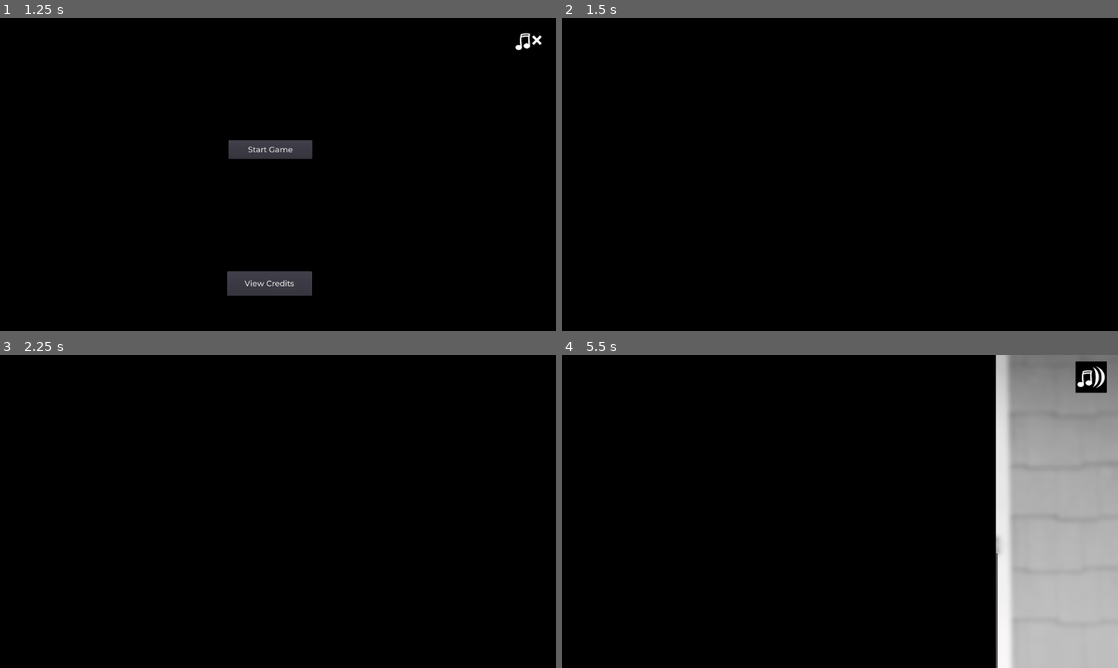
Above: before the commit, frames 1-4 (two rows, left to right).
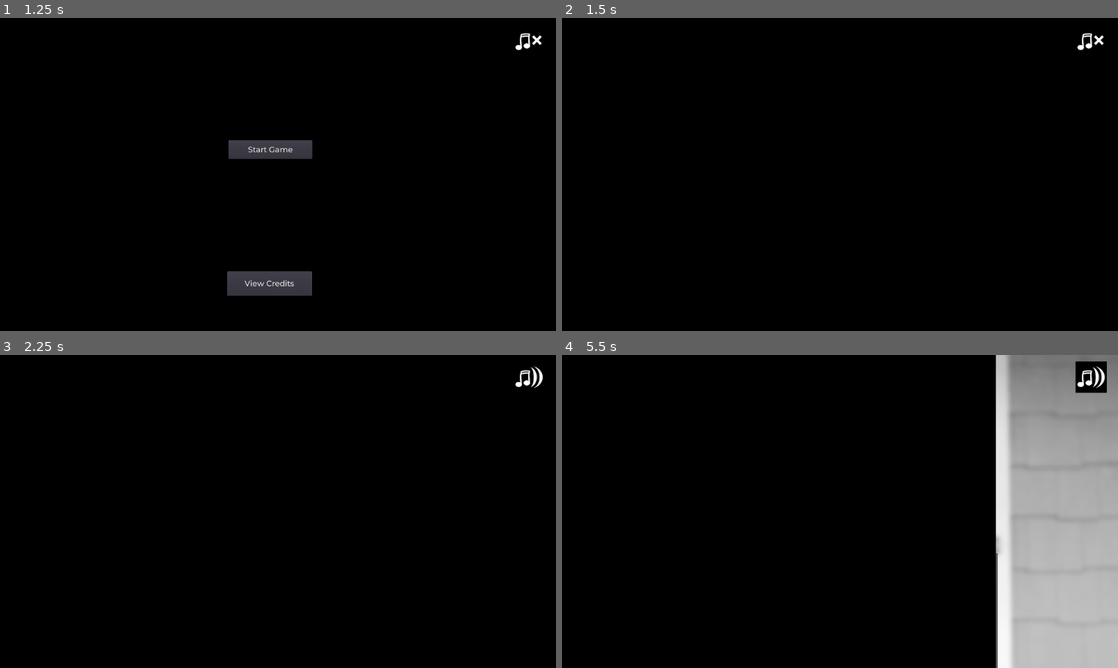
Above: after the commit, the same moments.

Repository: Feketelo/DycerLyfe-International-RenPy-
Game: Godot game, scene res://DycerLyfe.tscn
Same seed, same stepped clock (60 frames per second), same inputs: the game is played once before the commit and once after it.
Inputs (mouse positions are in pixels of both pictures, inside the frame that each line leads up to):
- Up to frame 1 (1.25 s): click (528, 39) at 0.5 s
- Up to frame 2 (1.5 s): click "Start Game" at 1.25 s
- Up to frame 3 (2.25 s): click (528, 376) at 2 s
- Up to frame 4 (5.5 s): click (1090, 376) at 2.75 s; tap Enter (ui_accept) at 3.5, 3.77, 4.25, 4.52, 5 s

Frame 1 is identical in both runs. In frame 2, 0.1% of the frame differs, in the area x 92-98%, y 4-11%; in frame 3, 0.2%, in the area x 92-98%, y 3-11%; in frame 4, nothing differs.

Commit message:
button is always visible

Diff:
--- a/DycerLyfe.tscn
+++ b/DycerLyfe.tscn
@@ -342,7 +342,9 @@
 custom_fonts/font = ExtResource( 7 )
 text = "Close Credits"
 
-[node name="TextureButton" type="TextureButton" parent="."]
+[node name="CanvasLayer" type="CanvasLayer" parent="."]
+
+[node name="TextureButton" type="TextureButton" parent="CanvasLayer"]
 margin_left = 1182.0
 margin_top = 15.0
 margin_right = 1254.0
@@ -362,4 +364,4 @@
 [connection signal="pressed" from="StartScreen/Button" to="Control" method="_on_Button_pressed"]
 [connection signal="pressed" from="StartScreen/ShowCredits" to="Control" method="_on_ShowCredits_pressed"]
 [connection signal="pressed" from="CreditsScreen/CloseCreditsButton" to="Control" method="_on_CloseCreditsButton_pressed"]
-[connection signal="pressed" from="TextureButton" to="TextureButton" method="_on_TextureButton_pressed"]
+[connection signal="pressed" from="CanvasLayer/TextureButton" to="CanvasLayer/TextureButton" method="_on_TextureButton_pressed"]
